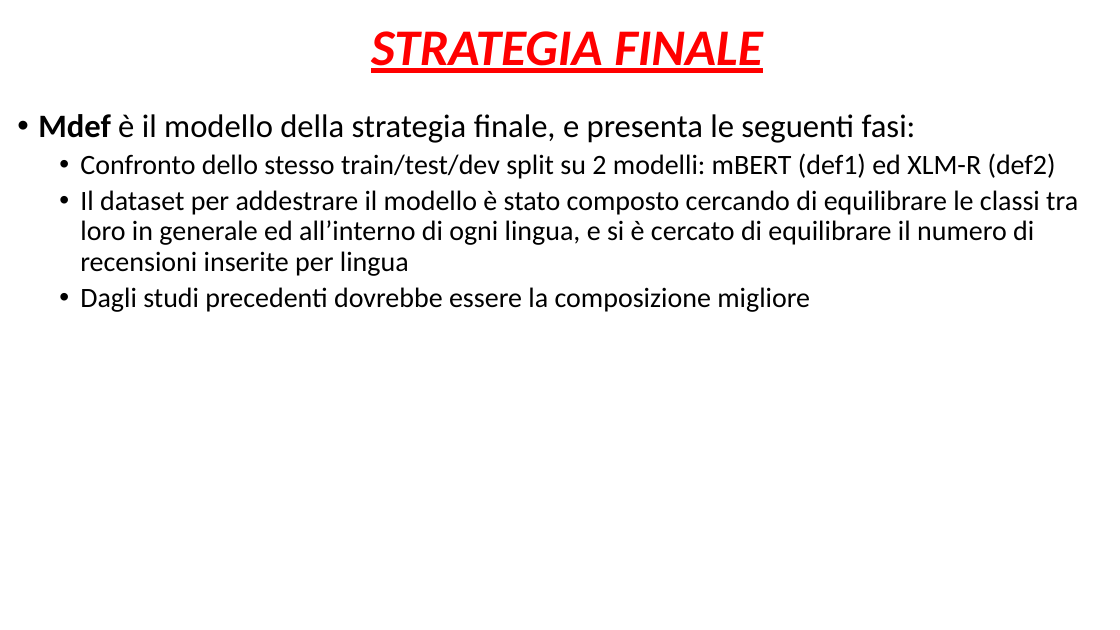
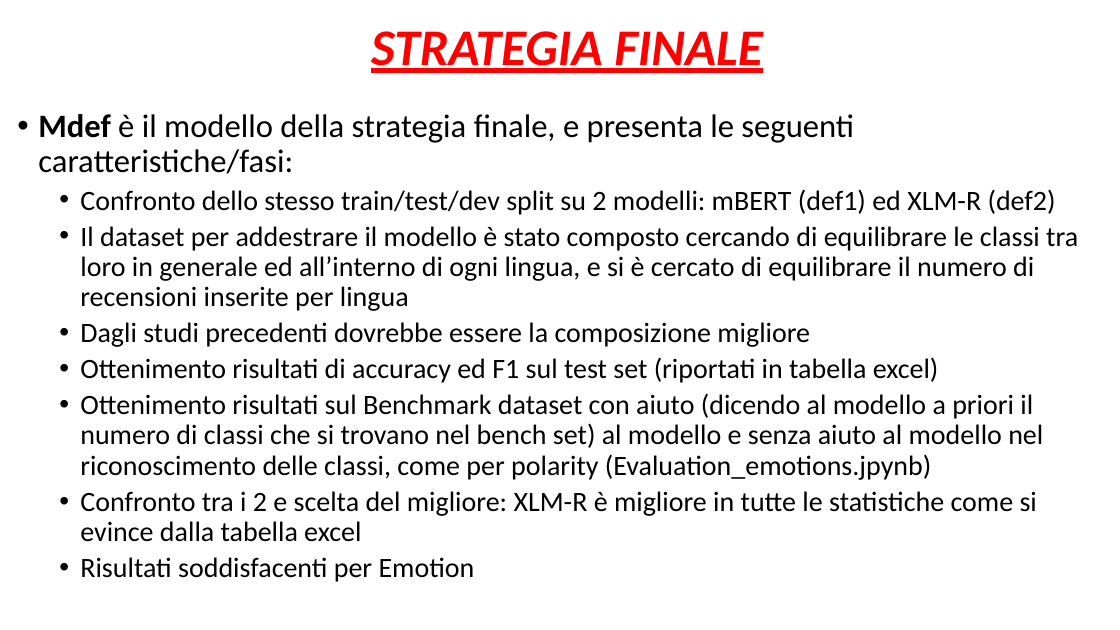
Before and after one commit to alefox1997/DataScience-Master-Thesis, a slide deck: slide 9 of Presentazioni/FT_Emotion.pptx. Drawn at 1120x630 pixels with LibreOffice and Linux fonts; fonts in the diff are those of the drawing. Boxes give left, top, right and bottom in pixels: in the first picture for what was removed or moved away, otherwise in the second. Text is boxed around its words. In the diff, an @@ line names an element or a change of style, - is before the commit and + after.

```diff
--- a/Presentazioni/FT_Emotion.pptx
+++ b/Presentazioni/FT_Emotion.pptx
@@ text at (38,114,854,174): text changed @@
-• Mdef è il modello della strategia finale, e presenta le seguenti fasi:
+• Mdef è il modello della strategia finale, e presenta le seguenti caratteristiche/fasi:
@@ text at (80,357,1043,582): paragraphs added @@
+  • Ottenimento risultati di accuracy ed F1 sul test set (riportati in tabella excel)
+  • Ottenimento risultati sul Benchmark dataset con aiuto (dicendo al modello a priori il numero di classi che si trovano nel bench set) al modello e senza aiuto al modello nel riconoscimento delle classi, come per polarity (Evaluation_emotions.jpynb)
+  • Confronto tra i 2 e scelta del migliore: XLM-R è migliore in tutte le statistiche come si evince dalla tabella excel
+  • Risultati soddisfacenti per Emotion
```
Also in this commit, not shown: 3 other slides changed.
